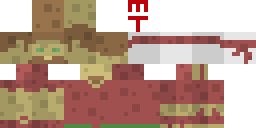
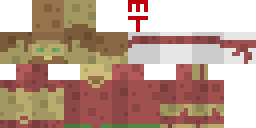
Two versions of the same layered image (256 x 128). Layer-by-layer changes:
painted on "shading" over [left=64, top=64, right=144, bottom=128]
painted on "character.png" over [left=176, top=84, right=208, bottom=128]
